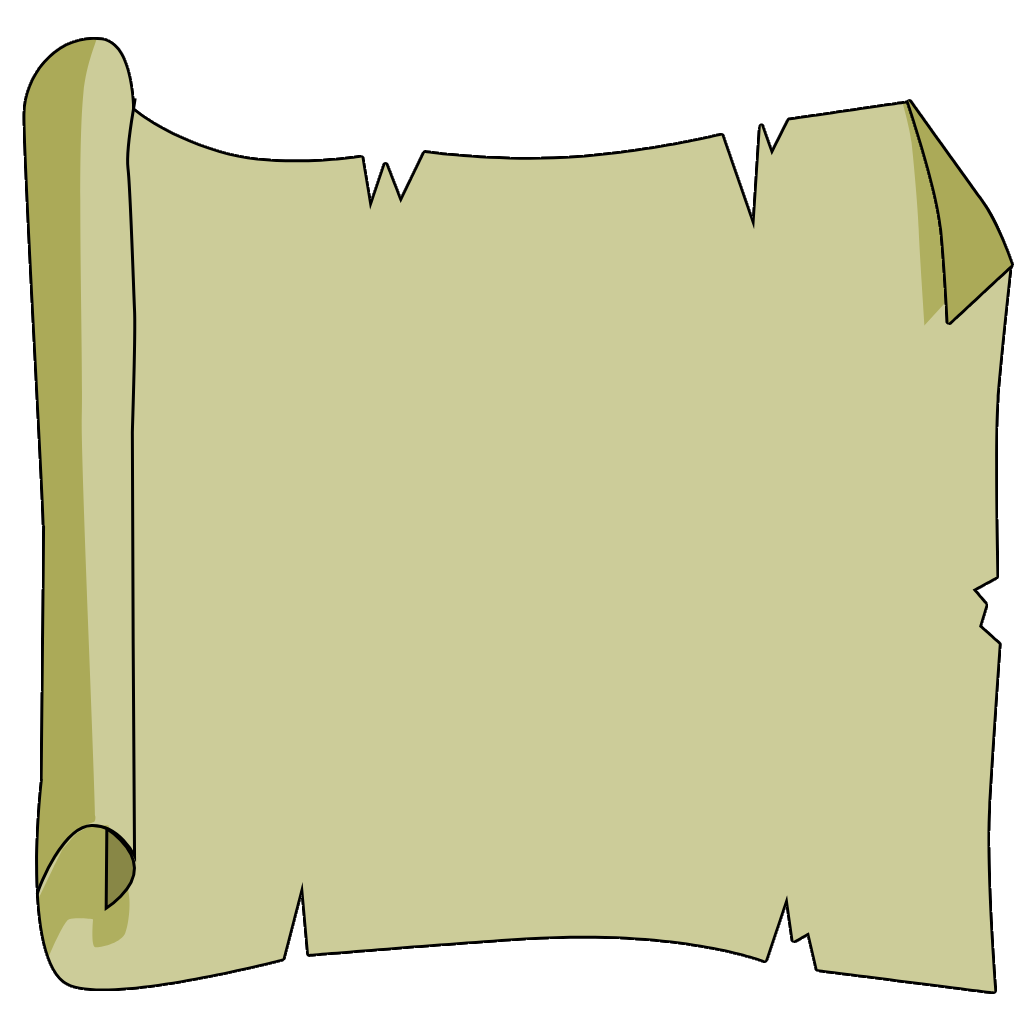
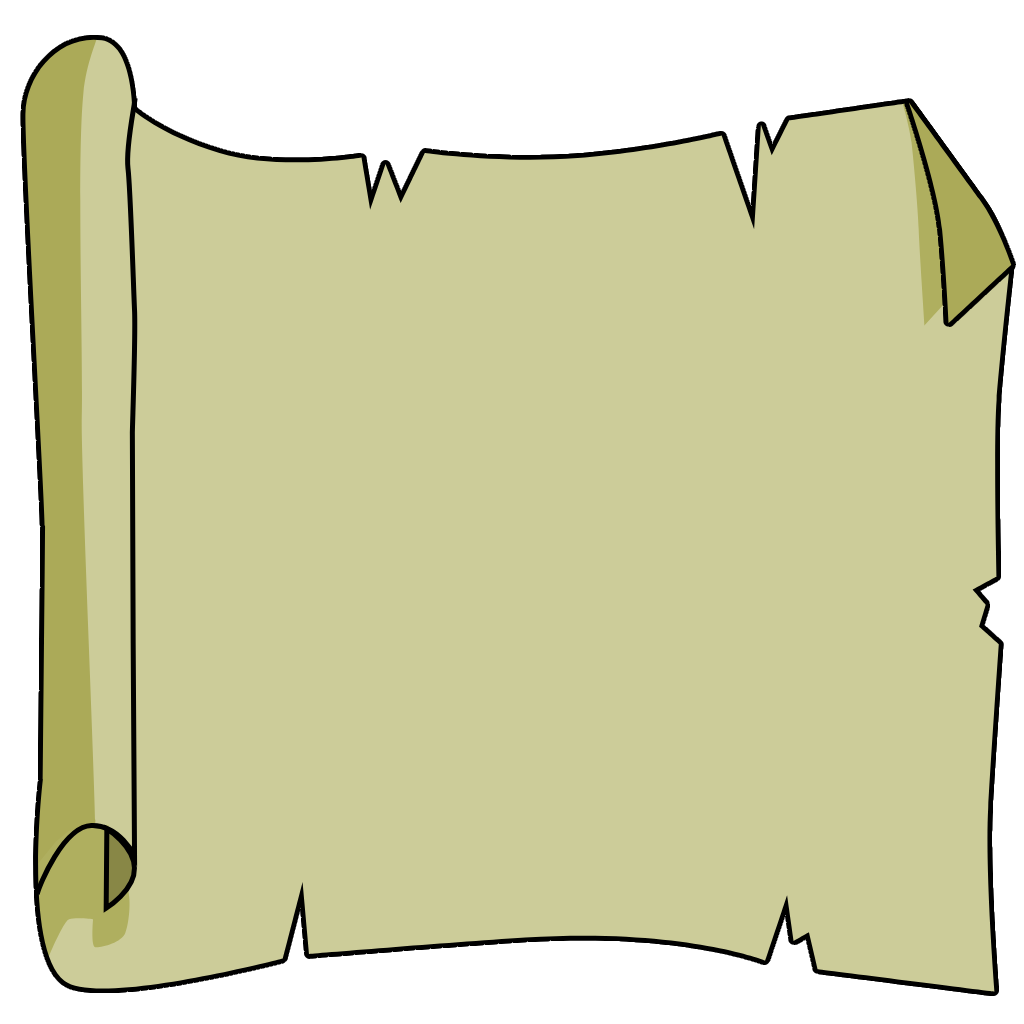
The second 1024px x 1024px image is a revision of the first. Changes to its layers:
pixels changed over [left=20, top=35, right=1016, bottom=996] (layer not identified)
